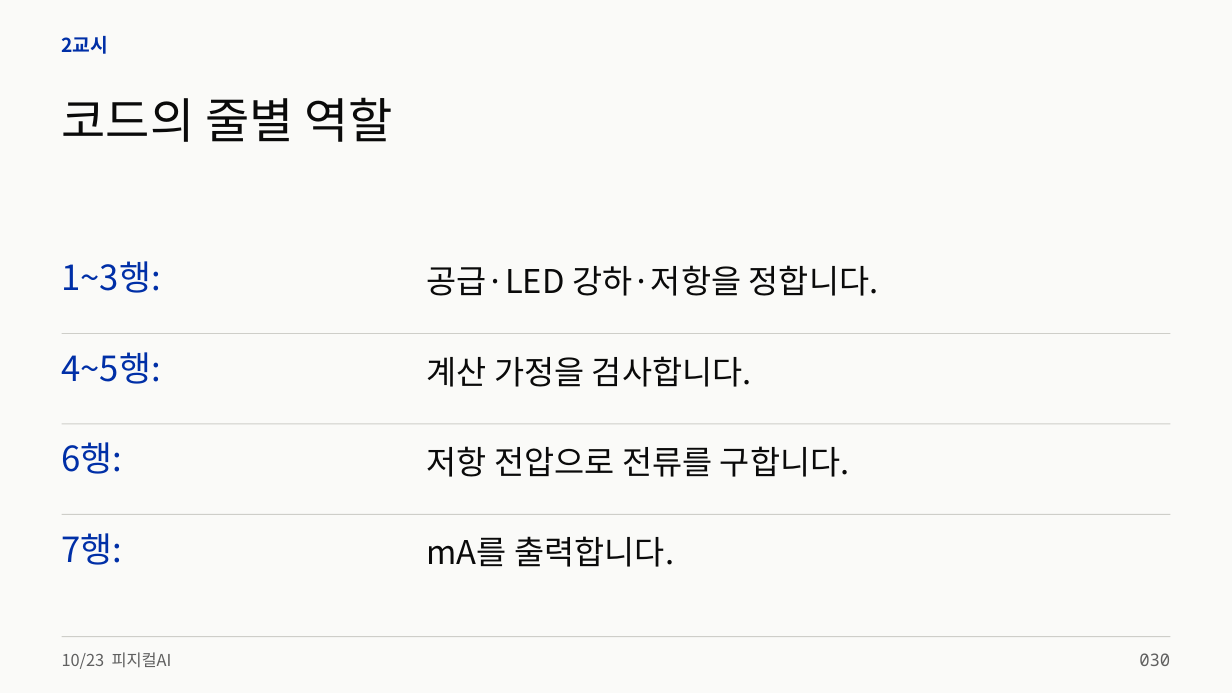
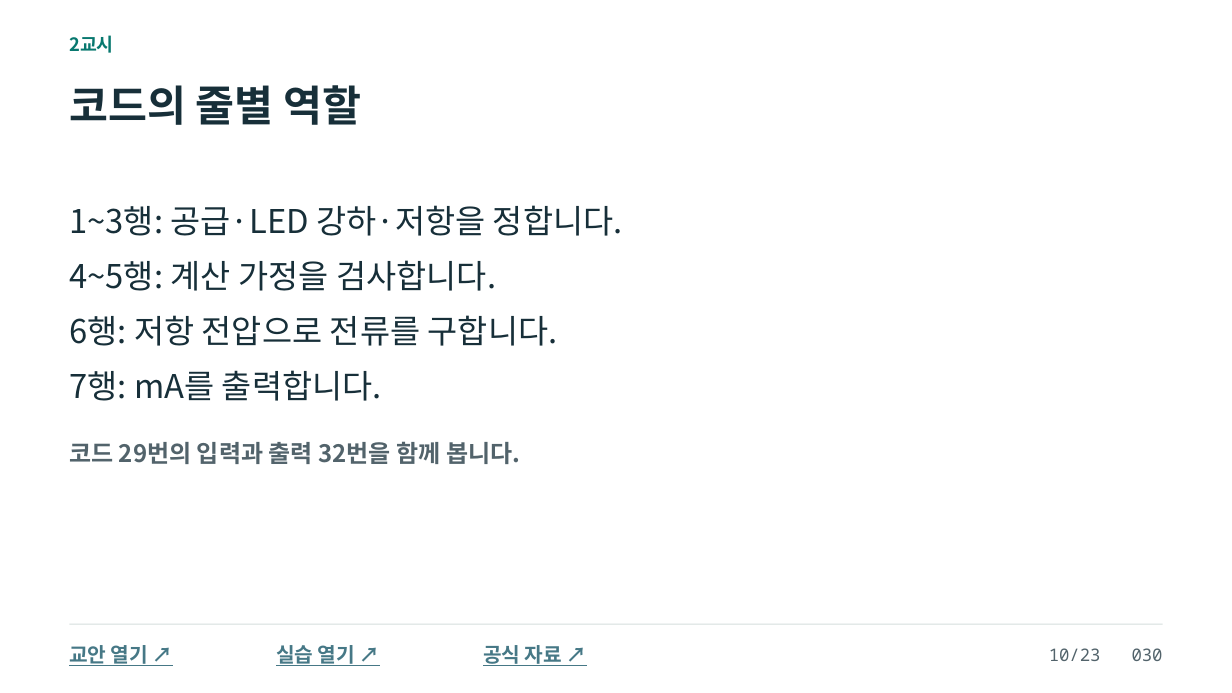
Before and after one commit to zeusk302-png/kdigital-physical-ai, a slide deck: slide 30 of downloads/2026-10-23/readable-slides.pptx. Drawn at 1232x693 pixels with LibreOffice and Linux fonts; fonts in the diff are those of the drawing. Boxes give left, top, right and bottom in pixels: in the first picture for what was removed or moved away, otherwise in the second. Text is boxed around its words. In the diff, an @@ line names an element or a change of style, - is before the commit and + after.

```diff
--- a/downloads/2026-10-23/readable-slides.pptx
+++ b/downloads/2026-10-23/readable-slides.pptx
@@ background #FAFAF8 to #FFFFFF @@
@@ text "2교시": place and size @@
-text "2교시" at <box>62,36,109,54</box>
+text "2교시" at <box>69,35,114,53</box>
@@ text "2교시" at <box>69,35,114,53</box>: size 15 to 14.2 pt, text colour #002FA7 to #08786F @@
@@ text "코드의 줄별 역할": place and size @@
-text "코드의 줄별 역할" at <box>62,97,393,142</box>
+text "코드의 줄별 역할" at <box>69,85,361,125</box>
@@ text "코드의 줄별 역할" at <box>69,85,361,125</box>: size 37.5 to 33 pt, text colour #0A0A0A to #172F39, bold on @@
@@ text at <box>69,205,623,236</box>: text changed; size 27 to 25.5 pt; text colour #002FA7 to #172F39 @@
-1~3행:
+1~3행: 공급·LED 강하·저항을 정합니다.
@@ text at <box>69,260,496,291</box>: text changed; text colour #0A0A0A to #172F39 @@
-공급·LED 강하·저항을 정합니다.
+4~5행: 계산 가정을 검사합니다.
@@ text at <box>69,315,558,346</box>: text changed; text colour #0A0A0A to #172F39 @@
-저항 전압으로 전류를 구합니다.
+6행: 저항 전압으로 전류를 구합니다.
@@ rectangle removed at <box>62,333,1171,334</box> @@
@@ text removed at <box>62,352,161,384</box> @@
-4~5행:
@@ text at <box>69,370,382,401</box>: text changed; text colour #0A0A0A to #172F39 @@
-mA를 출력합니다.
+7행: mA를 출력합니다.
@@ text removed at <box>62,442,123,474</box> @@
-6행:
@@ text at <box>69,441,520,464</box>: text changed; size 25.5 to 18.8 pt; text colour #0A0A0A to #52636B; bold on @@
-계산 가정을 검사합니다.
+코드 29번의 입력과 출력 32번을 함께 봅니다.
@@ rectangle removed at <box>62,514,1171,515</box> @@
@@ text removed at <box>62,533,123,565</box> @@
-7행:
@@ rectangle: place and size @@
-rectangle at <box>62,423,1171,424</box>
+rectangle at <box>69,624,1163,625</box>
@@ rectangle at <box>69,624,1163,625</box>: fill #CECEC9 to #D5DEDD @@
@@ rectangle removed at <box>62,637,1171,638</box> @@
@@ text removed at <box>62,652,172,669</box> @@
-10/23 피지컬AI
@@ text added at <box>69,645,148,666</box>, 15.8 pt, text #467886, bold, underline @@
+교안 열기 ↗
@@ text added at <box>276,645,355,666</box>, 15.8 pt, text #467886, bold, underline @@
+실습 열기 ↗
@@ text added at <box>483,645,562,666</box>, 15.8 pt, text #467886, bold, underline @@
+공식 자료 ↗
@@ text at <box>1049,648,1163,661</box>: text changed; text colour #606060 to #52636B @@
-030
+10/23 030
```
Also in this commit, not shown: 101 other slides changed, 6 slides added, 4 slides removed, 11 other files.
